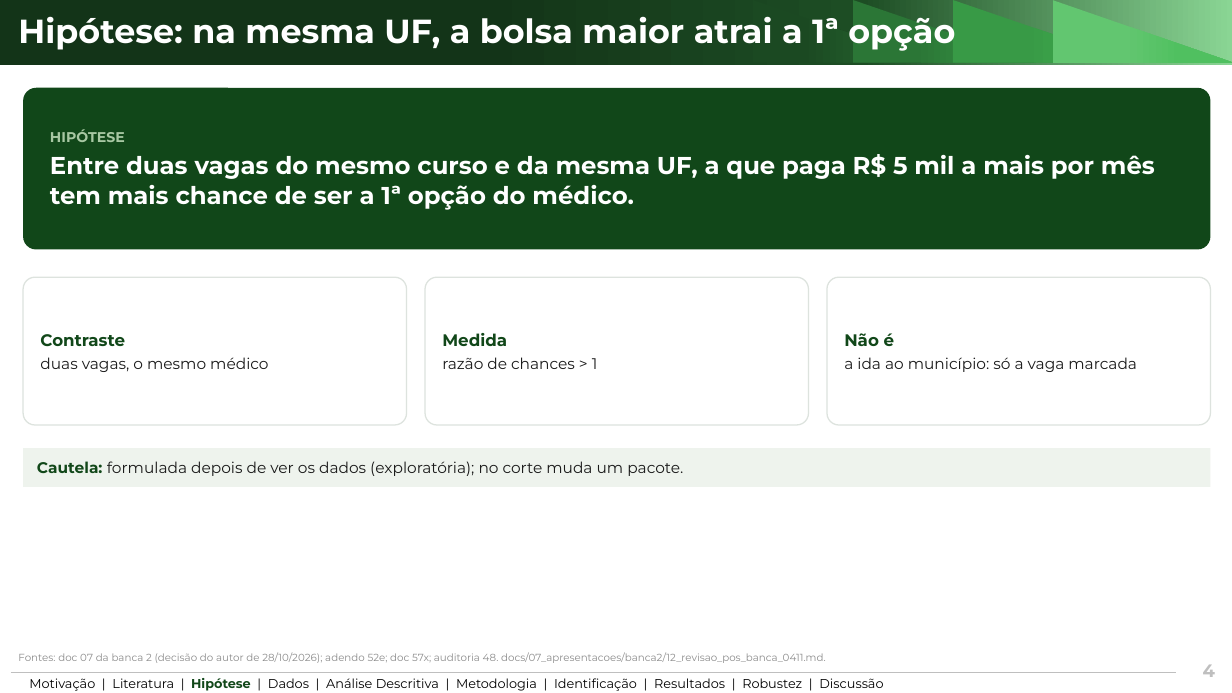
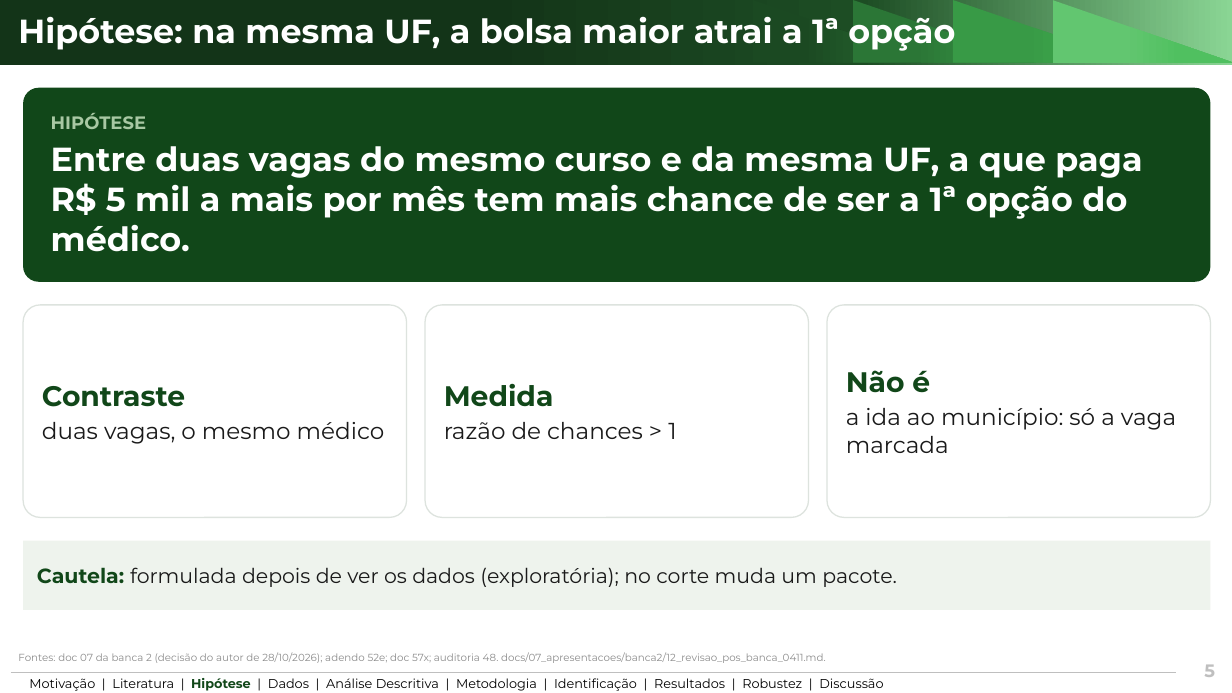
Before and after one commit to ka1victor/impact-eval-health-econ-pmme, a slide deck: slide 5 of output/apresentacao_banca_final/deck_banca_final.pptx (slide 4 before the commit). Drawn at 1232x693 pixels with LibreOffice and Linux fonts; fonts in the diff are those of the drawing; background and template pictures are left out. Boxes give left, top, right and bottom in pixels: in the first picture for what was removed or moved away, otherwise in the second. Text is boxed around its words. In the diff, an @@ line names an element or a change of style, - is before the commit and + after.

```diff
--- a/output/apresentacao_banca_final/deck_banca_final.pptx
+++ b/output/apresentacao_banca_final/deck_banca_final.pptx
@@ rounded rectangle "HIPÓTESE": place and size @@
-rounded rectangle "HIPÓTESE" at [23, 88, 1211, 250]
+rounded rectangle "HIPÓTESE" at [23, 88, 1211, 282]
@@ rounded rectangle "HIPÓTESE" at [23, 88, 1211, 282]: size 11 to 14 pt in "HIPÓTESE"; size 19 to 26 pt @@
@@ rounded rectangle "Contraste": place and size @@
-rounded rectangle "Contraste" at [23, 277, 407, 425]
+rounded rectangle "Contraste" at [23, 305, 407, 518]
@@ rounded rectangle "Contraste" at [23, 305, 407, 518]: size 13 to 22 pt in "Contraste"; size 12 to 18 pt in "duas vagas, o mesmo médico" @@
@@ rounded rectangle "Medida": place and size @@
-rounded rectangle "Medida" at [425, 277, 809, 425]
+rounded rectangle "Medida" at [425, 305, 809, 518]
@@ rounded rectangle "Medida" at [425, 305, 809, 518]: size 13 to 22 pt in "Medida"; size 12 to 18 pt in "razão de chances > 1" @@
@@ rounded rectangle "Não é": place and size @@
-rounded rectangle "Não é" at [827, 277, 1211, 425]
+rounded rectangle "Não é" at [827, 305, 1211, 518]
@@ rounded rectangle "Não é" at [827, 305, 1211, 518]: size 13 to 22 pt in "Não é"; size 12 to 18 pt in "a ida ao município: só a vaga ..." @@
@@ rectangle "Cautela: formulada depois de ver ...": place and size @@
-rectangle "Cautela: formulada depois de ver ..." at [23, 448, 1211, 487]
+rectangle "Cautela: formulada depois de ver ..." at [23, 541, 1211, 610]
@@ rectangle "Cautela: formulada depois de ver ..." at [23, 541, 1211, 610]: size 12 to 16 pt @@
@@ text at [1204, 665, 1215, 677]: text changed @@
-4
+5
```
Also in this commit, not shown: 13 other slides changed, 2 slides added, 1 slide removed, 7 other files.
